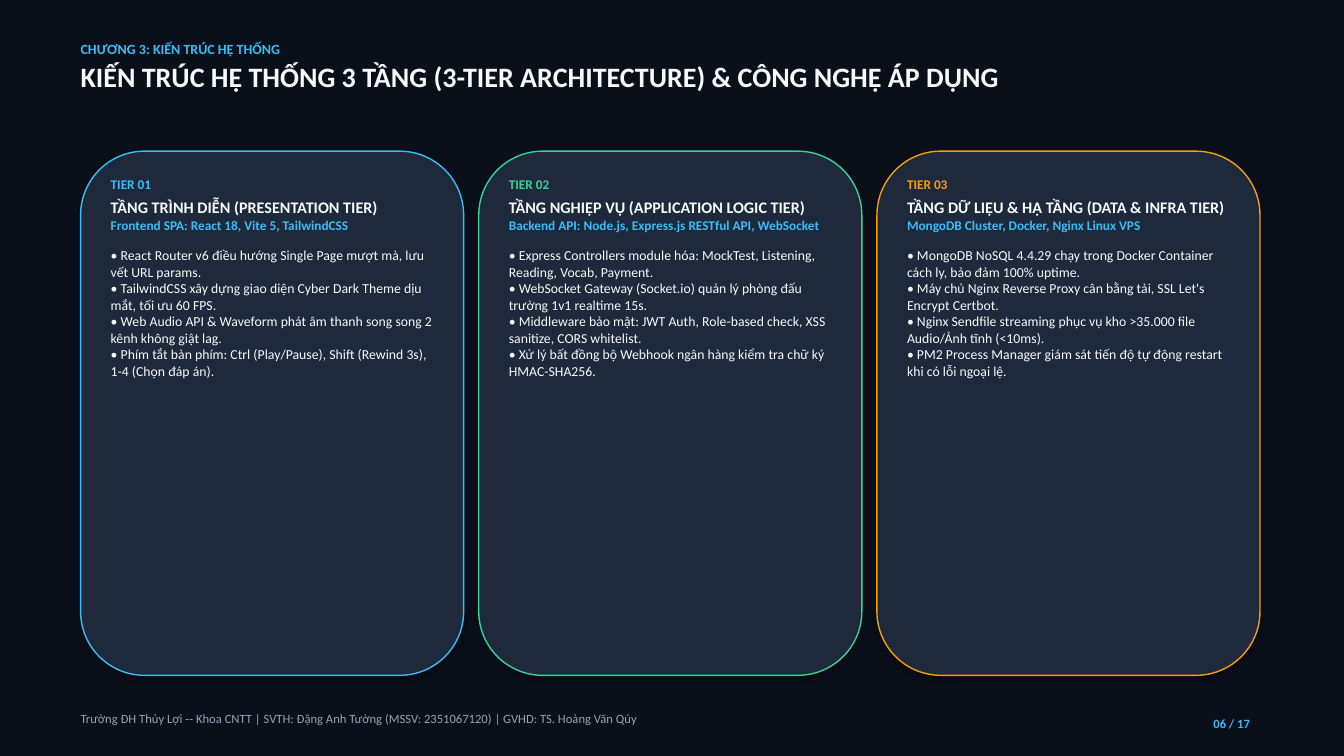
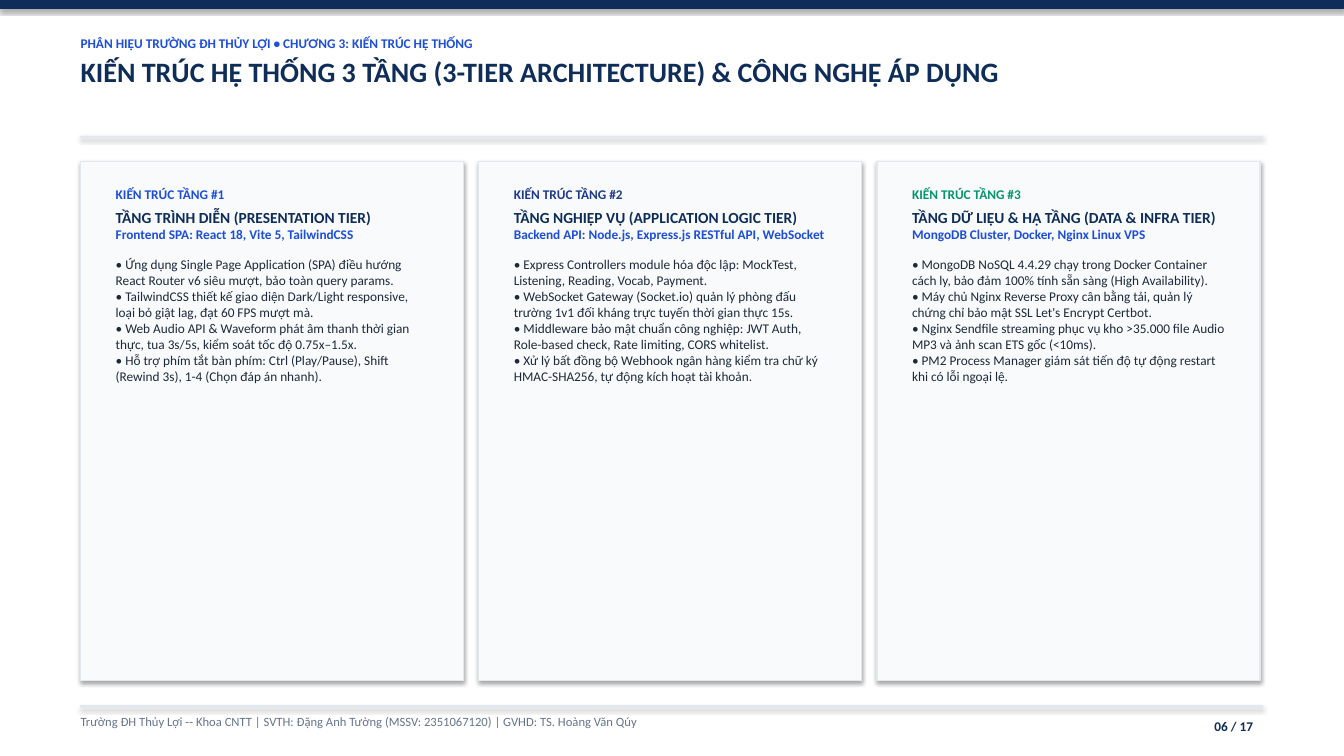
Before and after one commit to DangAnhTuong/He_Thong_Hoc_Thi_Toeic, a slide deck: slide 6 of Bao_Cao_Thuyet_Trinh_He_Thong_Hoc_Thi_Toeic.pptx. Drawn at 1344x756 pixels with LibreOffice and Linux fonts; fonts in the diff are those of the drawing. Boxes give left, top, right and bottom in pixels: in the first picture for what was removed or moved away, otherwise in the second. Text is boxed around its words. In the diff, an @@ line names an element or a change of style, - is before the commit and + after.

Commit message:
docs: finalize academic light presentation pptx with authentic rectangular screenshots

```diff
--- a/Bao_Cao_Thuyet_Trinh_He_Thong_Hoc_Thi_Toeic.pptx
+++ b/Bao_Cao_Thuyet_Trinh_He_Thong_Hoc_Thi_Toeic.pptx
@@ rectangle at <box>0,0,1344,756</box>: fill #0B0F19 to #FFFFFF; outline #0B0F19 0.75 pt to #FFFFFF 0.75 pt @@
@@ rectangle added at <box>0,0,1344,8</box>, fill #0F2D59, outline #0F2D59 0.75 pt @@
@@ text at <box>81,37,473,51</box>: text changed; size 10 to 9.5 pt; text colour #38BDF8 to #1D4ED8 @@
-CHƯƠNG 3: KIẾN TRÚC HỆ THỐNG
+PHÂN HIỆU TRƯỜNG ĐH THỦY LỢI • CHƯƠNG 3: KIẾN TRÚC HỆ THỐNG
@@ text at <box>81,58,998,87</box>: text colour #F8FAFC to #0F2D59 in "KIẾN TRÚC HỆ THỐNG 3 TẦNG (3-TIER ..." @@
@@ rectangle added at <box>81,136,1263,137</box>, fill #E2E8F0, outline #E2E8F0 0.75 pt @@
@@ rounded rectangle removed at <box>81,151,464,676</box> @@
@@ rectangle added at <box>81,161,464,681</box>, fill #F8FAFC, outline #E2E8F0 1 pt @@
@@ rounded rectangle removed at <box>479,151,862,676</box> @@
@@ rectangle added at <box>479,161,862,681</box>, fill #F8FAFC, outline #E2E8F0 1 pt @@
@@ rounded rectangle removed at <box>877,151,1260,676</box> @@
@@ rectangle added at <box>877,161,1260,681</box>, fill #F8FAFC, outline #E2E8F0 1 pt @@
@@ text "KIẾN TRÚC TẦNG #1": place and size @@
-text "KIẾN TRÚC TẦNG #1" at <box>111,180,432,378</box>
+text "KIẾN TRÚC TẦNG #1" at <box>116,188,410,383</box>
@@ text at <box>116,188,224,199</box>: text changed; text colour #38BDF8 to #1D4ED8 @@
-TIER 01
+KIẾN TRÚC TẦNG #1
@@ text "KIẾN TRÚC TẦNG #2": place and size @@
-text "KIẾN TRÚC TẦNG #2" at <box>509,180,826,376</box>
+text "KIẾN TRÚC TẦNG #2" at <box>514,188,818,384</box>
@@ text at <box>514,188,622,199</box>: text changed; text colour #34D399 to #1E3A8A @@
-TIER 02
+KIẾN TRÚC TẦNG #2
@@ text "KIẾN TRÚC TẦNG #3": place and size @@
-text "KIẾN TRÚC TẦNG #3" at <box>907,180,1224,379</box>
+text "KIẾN TRÚC TẦNG #3" at <box>912,188,1225,384</box>
@@ text at <box>912,188,1020,199</box>: text changed; text colour #F59E0B to #059669 @@
-TIER 03
+KIẾN TRÚC TẦNG #3
@@ text at <box>116,210,371,225</box>: size 11.5 to 11 pt, text colour #F8FAFC to #0F2D59 in "TẦNG TRÌNH DIỄN (PRESENTATION TIER)"; text colour #38BDF8 to #1D4ED8 in "Frontend SPA: React 18, Vite 5, TailwindCSS" @@
@@ text at <box>514,210,797,226</box>: size 11.5 to 11 pt, text colour #F8FAFC to #0F2D59 in "TẦNG NGHIỆP VỤ (APPLICATION LOGIC TIER)"; text colour #38BDF8 to #1D4ED8 in "Backend API: Node.js, Express.js RESTful API, WebSocket" @@
@@ text at <box>912,210,1216,226</box>: size 11.5 to 11 pt, text colour #F8FAFC to #0F2D59 in "TẦNG DỮ LIỆU & HẠ TẦNG (DATA ..."; text colour #38BDF8 to #1D4ED8 in "MongoDB Cluster, Docker, Nginx Linux VPS" @@
@@ text at <box>116,258,410,383</box>: text changed; size 9.8 to 9.5 pt; text colour #F8FAFC to #1E293B @@
-• React Router v6 điều hướng Single Page mượt mà, lưu vết URL params.
-• TailwindCSS xây dựng giao diện Cyber Dark Theme dịu mắt, tối ưu 60 FPS.
-• Web Audio API & Waveform phát âm thanh song song 2 kênh không giật lag.
-• Phím tắt bàn phím: Ctrl (Play/Pause), Shift (Rewind 3s), 1-4 (Chọn đáp án).
+• Ứng dụng Single Page Application (SPA) điều hướng React Router v6 siêu mượt, bảo toàn query params.
+• TailwindCSS thiết kế giao diện Dark/Light responsive, loại bỏ giật lag, đạt 60 FPS mượt mà.
+• Web Audio API & Waveform phát âm thanh thời gian thực, tua 3s/5s, kiểm soát tốc độ 0.75x–1.5x.
+• Hỗ trợ phím tắt bàn phím: Ctrl (Play/Pause), Shift (Rewind 3s), 1-4 (Chọn đáp án nhanh).
@@ text at <box>514,259,818,384</box>: text changed; size 9.8 to 9.5 pt; text colour #F8FAFC to #1E293B @@
-• Express Controllers module hóa: MockTest, Listening, Reading, Vocab, Payment.
-• WebSocket Gateway (Socket.io) quản lý phòng đấu trường 1v1 realtime 15s.
-• Middleware bảo mật: JWT Auth, Role-based check, XSS sanitize, CORS whitelist.
-• Xử lý bất đồng bộ Webhook ngân hàng kiểm tra chữ ký HMAC-SHA256.
+• Express Controllers module hóa độc lập: MockTest, Listening, Reading, Vocab, Payment.
+• WebSocket Gateway (Socket.io) quản lý phòng đấu trường 1v1 đối kháng trực tuyến thời gian thực 15s.
+• Middleware bảo mật chuẩn công nghiệp: JWT Auth, Role-based check, Rate limiting, CORS whitelist.
+• Xử lý bất đồng bộ Webhook ngân hàng kiểm tra chữ ký HMAC-SHA256, tự động kích hoạt tài khoản.
@@ text at <box>912,260,1225,384</box>: text changed; size 9.8 to 9.5 pt; text colour #F8FAFC to #1E293B @@
-• MongoDB NoSQL 4.4.29 chạy trong Docker Container cách ly, bảo đảm 100% uptime.
-• Máy chủ Nginx Reverse Proxy cân bằng tải, SSL Let's Encrypt Certbot.
-• Nginx Sendfile streaming phục vụ kho >35.000 file Audio/Ảnh tĩnh (<10ms).
-• PM2 Process Manager giám sát tiến độ tự động restart khi có lỗi ngoại lệ.
+• MongoDB NoSQL 4.4.29 chạy trong Docker Container cách ly, bảo đảm 100% tính sẵn sàng (High Availability).
+• Máy chủ Nginx Reverse Proxy cân bằng tải, quản lý chứng chỉ bảo mật SSL Let's Encrypt Certbot.
+• Nginx Sendfile streaming phục vụ kho >35.000 file Audio MP3 và ảnh scan ETS gốc (<10ms).
+• PM2 Process Manager giám sát tiến độ tự động restart khi có lỗi ngoại lệ.
@@ text "Trường ĐH Thủy Lợi -- ..." at <box>81,717,637,728</box>: text colour #94A3B8 to #64748B @@
@@ rectangle added at <box>81,706,1263,707</box>, fill #E2E8F0, outline #E2E8F0 0.75 pt @@
@@ text "06 / 17" at <box>1214,722,1253,731</box>: size 9 to 9.5 pt, text colour #38BDF8 to #0F2D59 @@
```
Also in this commit, not shown: 16 other slides changed.
